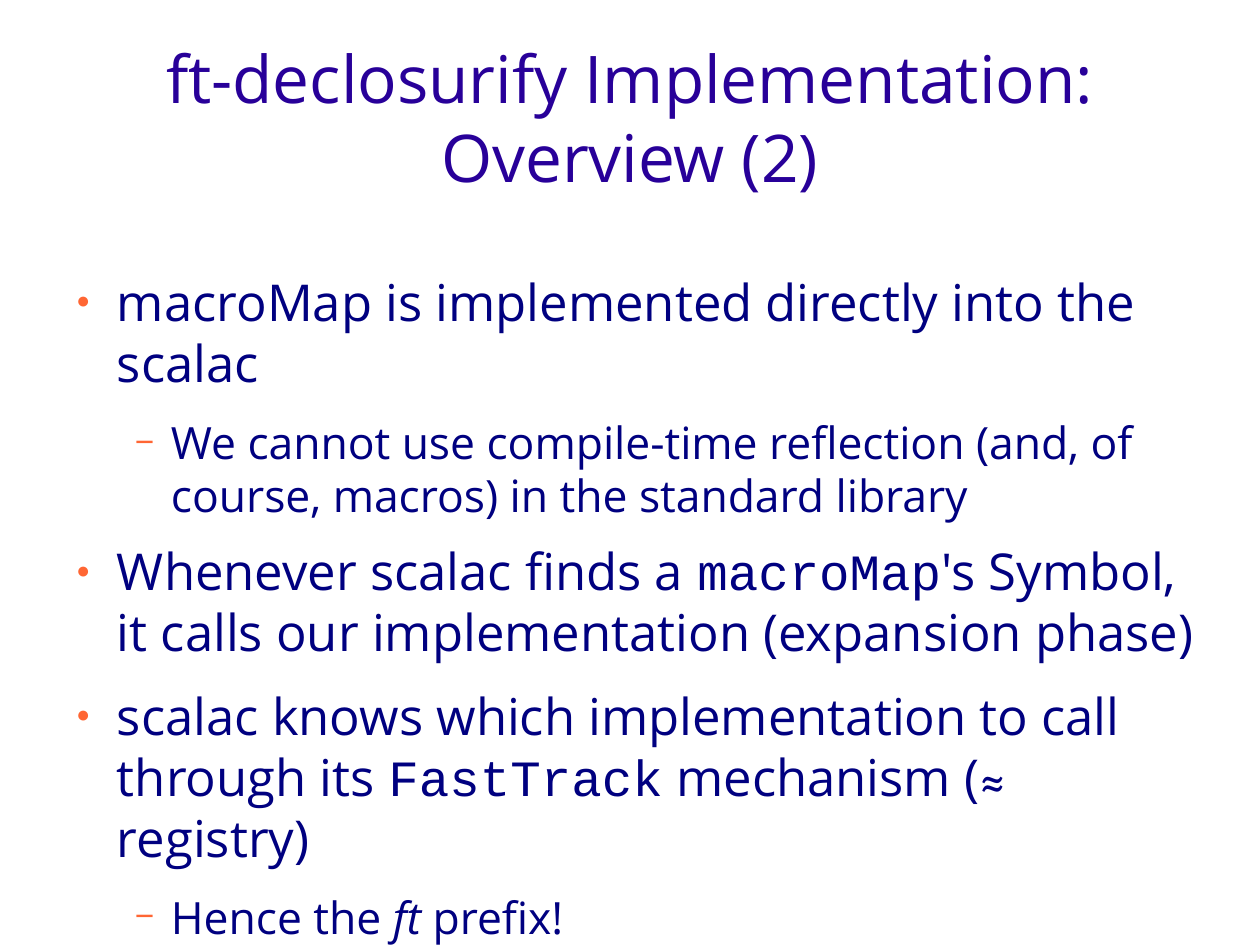
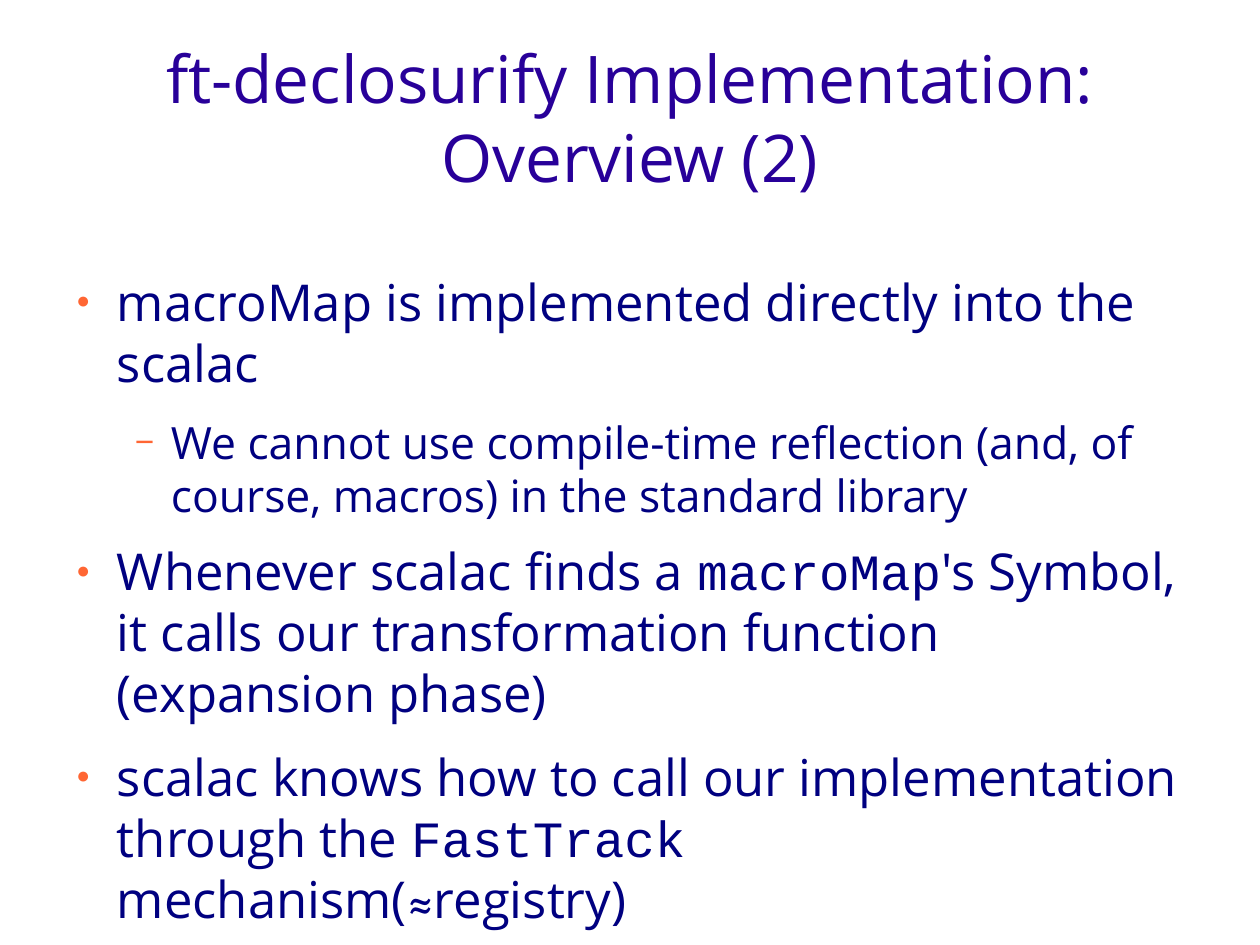
Before and after one commit to geo-kollias/msc-thesis-tex, a slide deck: slide 15 of geokollias_msc_thesis_pres.odp. Drawn at 1260x945 pixels with LibreOffice and Linux fonts; fonts in the diff are those of the drawing; background and template pictures are left out. Boxes give left, top, right and bottom in pixels: in the first picture for what was removed or moved away, otherwise in the second. Text is boxed around its words. In the diff, an @@ line names an element or a change of style, - is before the commit and + after.

```diff
--- a/geokollias_msc_thesis_pres.odp
+++ b/geokollias_msc_thesis_pres.odp
@@ text at [117, 551, 1177, 931]: text changed @@
-● Whenever scalac finds a macroMap's Symbol, it calls our implementation (expansion phase)
-● scalac knows which implementation to call through its FastTrack mechanism (≈ registry)
-  − Hence the ft prefix!
+● Whenever scalac finds a macroMap's Symbol, it calls our transformation function (expansion phase)
+● scalac knows how to call our implementation through the FastTrack mechanism(≈registry)
```
Also in this commit, not shown: 21 other slides changed, 4 slides added, 2 slides removed.
